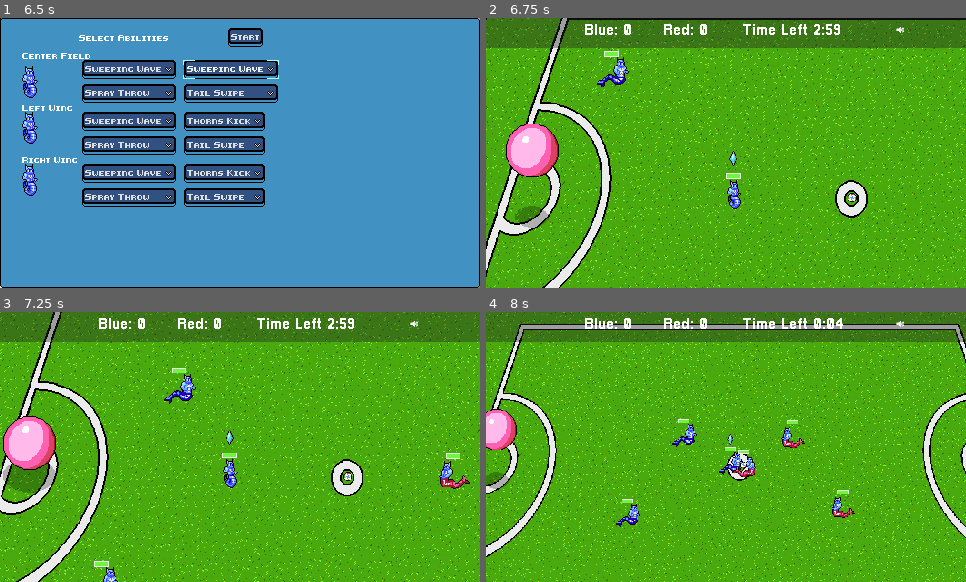
Above: before the commit, frames 1-4 (two rows, left to right).
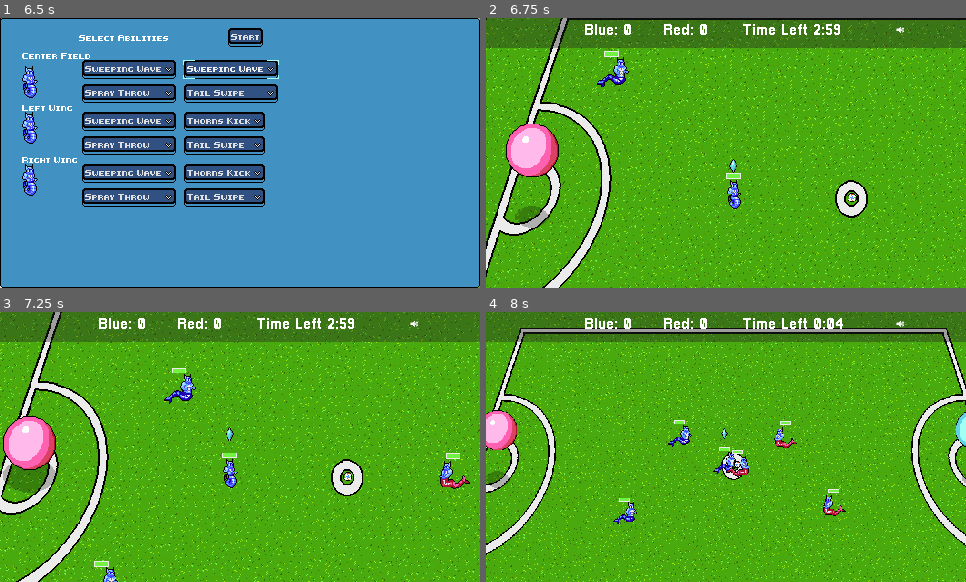
Above: after the commit, the same moments.

Repository: gamkedo-la/Elementaball
Game: Godot game, scene res://UI/StartMenu.tscn
The game is run twice, just before and just after one commit, with the same random seed, the same clock (stepped at 60 frames per second) and the same inputs.
Inputs (mouse positions are in pixels of both pictures, inside the frame that each line leads up to):
- Up to frame 1 (6.5 s): click "New Game" at 0.5 s; click "Next" at 1.25 s; click "Sweeping Wave" at 2 s; click "Spray Throw" at 2.75 s; click "Thorns Kick" at 3.5 s; click "Tail Swipe" at 4.25 s; click "Sweeping Wave" at 5 s; click "Start" at 5.75 s
- Up to frame 2 (6.75 s): click "Start" at 6.5 s
- Up to frame 3 (7.25 s): no input
- Up to frame 4 (8 s): move the mouse to (802, 328) at 7.27 s; hold Right (ui_right) from 7.28 s (still down); hold T (time_hack) from 7.28 s (still down)

Frame 1 is identical in both runs. In frame 2, less than 0.1% of the frame differs, in the area x 50-53%, y 49-58%; in frame 3, less than 0.1%; in frame 4, 20%, in the area x 0-100%, y 0-100%.

Commit message:
Menu music implemented

Diff:
--- a/Camera2D.gd
+++ b/Camera2D.gd
@@ -55,7 +55,6 @@
 
 func set_targets(player):
 	if player:
-		yield(get_tree(), "idle_frame")
 		if player.inPossession:
 			targets = [player, player.myGoal]
 		else:
--- a/Node2D.tscn
+++ b/Node2D.tscn
@@ -60,58 +60,58 @@
 region = Rect2( 144, 0, 48, 16 )
 
 [sub_resource type="AtlasTexture" id=8]
+atlas = ExtResource( 28 )
+region = Rect2( 0, 0, 48, 16 )
+
+[sub_resource type="AtlasTexture" id=9]
+atlas = ExtResource( 28 )
+region = Rect2( 48, 0, 48, 16 )
+
+[sub_resource type="AtlasTexture" id=10]
+atlas = ExtResource( 28 )
+region = Rect2( 96, 0, 48, 16 )
+
+[sub_resource type="AtlasTexture" id=11]
+atlas = ExtResource( 28 )
+region = Rect2( 144, 0, 48, 16 )
+
+[sub_resource type="AtlasTexture" id=12]
 atlas = ExtResource( 15 )
 region = Rect2( 0, 0, 48, 16 )
 
-[sub_resource type="AtlasTexture" id=9]
+[sub_resource type="AtlasTexture" id=13]
 atlas = ExtResource( 15 )
 region = Rect2( 48, 0, 48, 16 )
 
-[sub_resource type="AtlasTexture" id=10]
+[sub_resource type="AtlasTexture" id=14]
 atlas = ExtResource( 15 )
 region = Rect2( 96, 0, 48, 16 )
 
-[sub_resource type="AtlasTexture" id=11]
+[sub_resource type="AtlasTexture" id=15]
 atlas = ExtResource( 15 )
 region = Rect2( 144, 0, 48, 16 )
 
-[sub_resource type="AtlasTexture" id=12]
-atlas = ExtResource( 28 )
-region = Rect2( 0, 0, 48, 16 )
-
-[sub_resource type="AtlasTexture" id=13]
-atlas = ExtResource( 28 )
-region = Rect2( 48, 0, 48, 16 )
-
-[sub_resource type="AtlasTexture" id=14]
-atlas = ExtResource( 28 )
-region = Rect2( 96, 0, 48, 16 )
-
-[sub_resource type="AtlasTexture" id=15]
-atlas = ExtResource( 28 )
-region = Rect2( 144, 0, 48, 16 )
-
 [sub_resource type="SpriteFrames" id=16]
 animations = [ {
+"frames": [  ],
+"loop": true,
+"name": "default",
+"speed": 5.0
+}, {
 "frames": [ SubResource( 4 ), SubResource( 5 ), SubResource( 6 ), SubResource( 7 ) ],
 "loop": true,
 "name": "fire ball",
 "speed": 10.0
 }, {
-"frames": [  ],
+"frames": [ SubResource( 8 ), SubResource( 9 ), SubResource( 10 ), SubResource( 11 ) ],
 "loop": true,
-"name": "default",
+"name": "plant ball",
 "speed": 5.0
 }, {
-"frames": [ SubResource( 8 ), SubResource( 9 ), SubResource( 10 ), SubResource( 11 ) ],
+"frames": [ SubResource( 12 ), SubResource( 13 ), SubResource( 14 ), SubResource( 15 ) ],
 "loop": true,
 "name": "water ball",
 "speed": 10.0
-}, {
-"frames": [ SubResource( 12 ), SubResource( 13 ), SubResource( 14 ), SubResource( 15 ) ],
-"loop": true,
-"name": "plant ball",
-"speed": 5.0
 } ]
 
 [sub_resource type="AnimationNodeStateMachinePlayback" id=17]
@@ -158,91 +158,90 @@
 [sub_resource type="RectangleShape2D" id=26]
 extents = Vector2( 17.9827, 749.178 )
 
-[sub_resource type="AtlasTexture" id=33]
+[sub_resource type="AtlasTexture" id=27]
 atlas = ExtResource( 33 )
 region = Rect2( 0, 0, 320, 160 )
 
-[sub_resource type="AtlasTexture" id=34]
+[sub_resource type="AtlasTexture" id=28]
 atlas = ExtResource( 33 )
 region = Rect2( 320, 0, 320, 160 )
 
-[sub_resource type="AtlasTexture" id=35]
+[sub_resource type="AtlasTexture" id=29]
 atlas = ExtResource( 33 )
 region = Rect2( 640, 0, 320, 160 )
 
-[sub_resource type="AtlasTexture" id=36]
+[sub_resource type="AtlasTexture" id=30]
 atlas = ExtResource( 33 )
 region = Rect2( 960, 0, 320, 160 )
 
-[sub_resource type="AtlasTexture" id=37]
+[sub_resource type="AtlasTexture" id=31]
 atlas = ExtResource( 33 )
 region = Rect2( 1280, 0, 320, 160 )
 
-[sub_resource type="AtlasTexture" id=27]
+[sub_resource type="AtlasTexture" id=32]
 atlas = ExtResource( 32 )
 region = Rect2( 0, 0, 320, 160 )
 
-[sub_resource type="AtlasTexture" id=28]
+[sub_resource type="AtlasTexture" id=33]
 atlas = ExtResource( 32 )
 region = Rect2( 320, 0, 320, 160 )
 
-[sub_resource type="AtlasTexture" id=29]
+[sub_resource type="AtlasTexture" id=34]
 atlas = ExtResource( 32 )
 region = Rect2( 640, 0, 320, 160 )
 
-[sub_resource type="AtlasTexture" id=30]
+[sub_resource type="AtlasTexture" id=35]
 atlas = ExtResource( 32 )
 region = Rect2( 960, 0, 320, 160 )
 
-[sub_resource type="AtlasTexture" id=31]
+[sub_resource type="AtlasTexture" id=36]
 atlas = ExtResource( 32 )
 region = Rect2( 1280, 0, 320, 160 )
 
-[sub_resource type="AtlasTexture" id=54]
+[sub_resource type="AtlasTexture" id=37]
 atlas = ExtResource( 36 )
 region = Rect2( 0, 0, 96, 64 )
 
-[sub_resource type="AtlasTexture" id=55]
+[sub_resource type="AtlasTexture" id=38]
 atlas = ExtResource( 36 )
 region = Rect2( 96, 0, 96, 64 )
 
-[sub_resource type="AtlasTexture" id=56]
+[sub_resource type="AtlasTexture" id=39]
 atlas = ExtResource( 36 )
 region = Rect2( 192, 0, 96, 64 )
 
-[sub_resource type="AtlasTexture" id=57]
+[sub_resource type="AtlasTexture" id=40]
 atlas = ExtResource( 36 )
 region = Rect2( 288, 0, 96, 64 )
 
-[sub_resource type="AtlasTexture" id=58]
+[sub_resource type="AtlasTexture" id=41]
 atlas = ExtResource( 36 )
 region = Rect2( 384, 0, 96, 64 )
 
-[sub_resource type="SpriteFrames" id=32]
+[sub_resource type="SpriteFrames" id=42]
 animations = [ {
 "frames": [ null ],
 "loop": true,
 "name": "idle",
 "speed": 5.0
 }, {
-"frames": [ SubResource( 33 ), SubResource( 34 ), SubResource( 35 ), SubResource( 36 ), SubResource( 37 ), null ],
+"frames": [ SubResource( 27 ), SubResource( 28 ), SubResource( 29 ), SubResource( 30 ), SubResource( 31 ), null ],
 "loop": false,
 "name": "out",
 "speed": 5.0
 }, {
-"frames": [ SubResource( 27 ), SubResource( 28 ), SubResource( 29 ), SubResource( 30 ), SubResource( 31 ), null ],
+"frames": [ SubResource( 32 ), SubResource( 33 ), SubResource( 34 ), SubResource( 35 ), SubResource( 36 ), null ],
 "loop": false,
 "name": "goal",
 "speed": 5.0
 }, {
-"frames": [ SubResource( 54 ), SubResource( 55 ), SubResource( 56 ), SubResource( 57 ), SubResource( 58 ) ],
+"frames": [ SubResource( 37 ), SubResource( 38 ), SubResource( 39 ), SubResource( 40 ), SubResource( 41 ) ],
 "loop": true,
 "name": "KO",
 "speed": 5.0
 } ]
 
-[sub_resource type="Animation" id=38]
-resource_name = "Goal"
+[sub_resource type="Animation" id=43]
 tracks/0/type = "value"
 tracks/0/path = NodePath(".:animation")
 tracks/0/interp = 1
@@ -268,8 +267,7 @@
 "values": [ 0, 1, 2, 3, 5 ]
 }
 
-[sub_resource type="Animation" id=39]
-resource_name = "Idle"
+[sub_resource type="Animation" id=44]
 tracks/0/type = "value"
 tracks/0/path = NodePath(".:animation")
 tracks/0/interp = 1
@@ -323,8 +321,7 @@
 "values": [ 0, 1, 2, 3, 4 ]
 }
 
-[sub_resource type="Animation" id=40]
-resource_name = "Out"
+[sub_resource type="Animation" id=46]
 tracks/0/type = "value"
 tracks/0/path = NodePath(".:animation")
 tracks/0/interp = 1
@@ -411,7 +408,7 @@
 
 [node name="AnimatedSprite" parent="Player/Health Bar" index="1"]
 visible = true
-frame = 5
+frame = 7
 
 [node name="AnimationTree" parent="Player" index="1"]
 parameters/playback = SubResource( 1 )
@@ -431,7 +428,7 @@
 starting_stats = ExtResource( 10 )
 
 [node name="AnimatedSprite" parent="Player2/Health Bar" index="1"]
-frame = 5
+frame = 7
 
 [node name="AnimationTree" parent="Player2" index="1"]
 parameters/playback = SubResource( 2 )
@@ -446,7 +443,7 @@
 starting_stats = ExtResource( 10 )
 
 [node name="AnimatedSprite" parent="Player3/Health Bar" index="1"]
-frame = 5
+frame = 7
 
 [node name="AnimationTree" parent="Player3" index="1"]
 parameters/playback = SubResource( 3 )
@@ -455,6 +452,18 @@
 
 [node name="Popup" parent="." instance=ExtResource( 3 )]
 theme = ExtResource( 31 )
+
+[node name="KickMenu" parent="Popup" index="0"]
+items = [ "Grass Kick", null, 0, false, false, 0, 0, null, "", false, "Fire Kick", null, 0, false, false, 1, 0, null, "", false ]
+
+[node name="PassMenu" parent="Popup" index="1"]
+items = [ "Grass Kick", null, 0, false, false, 0, 0, null, "", false, "Fire Kick", null, 0, false, false, 1, 0, null, "", false ]
+
+[node name="TackleMenu" parent="Popup" index="2"]
+items = [ "Branch Swipe", null, 0, false, false, 0, 0, null, "", false, "Tail Swipe", null, 0, false, false, 1, 0, null, "", false, "Flame Tackle", null, 0, false, false, 2, 0, null, "", false ]
+
+[node name="BlockMenu" parent="Popup" index="3"]
+items = [ "Tree Wall", null, 0, false, false, 0, 0, null, "", false, "Sweeping Wave", null, 0, false, false, 1, 0, null, "", false, "Flame Wall", null, 0, false, false, 2, 0, null, "", false ]
 
 [node name="BallEffects" type="AnimatedSprite" parent="."]
 visible = false
@@ -540,7 +549,7 @@
 [node name="AnimatedSprite" parent="Enemy/Health Bar" index="1"]
 position = Vector2( 7.8787, -8.25085 )
 animation = "default"
-frame = 5
+frame = 7
 
 [node name="AnimationTree" parent="Enemy" index="5"]
 parameters/playback = SubResource( 17 )
@@ -567,7 +576,7 @@
 
 [node name="AnimatedSprite" parent="Enemy3/Health Bar" index="1"]
 animation = "default"
-frame = 5
+frame = 7
 
 [node name="AnimationTree" parent="Enemy3" index="5"]
 parameters/playback = SubResource( 18 )
@@ -590,7 +599,7 @@
 
 [node name="AnimatedSprite" parent="Enemy2/Health Bar" index="1"]
 animation = "default"
-frame = 5
+frame = 7
 
 [node name="EnemyCollider" parent="Enemy2" index="3"]
 rotation = 1.52987
@@ -729,6 +738,42 @@
 [node name="AbilityMenuPopup" parent="GUICanvasLayer/PlayerSelectMenu" index="1"]
 script = ExtResource( 22 )
 closeButton = NodePath("MarginContainer/SelectionMenuContainer/Top Margin/StartButton")
+
+[node name="AbilityMenu1" parent="GUICanvasLayer/PlayerSelectMenu/AbilityMenuPopup/MarginContainer/SelectionMenuContainer/HBoxContainer/PlayersContainer/CenterField/MarginContainer/CenterAbilitySelect/VBoxContainer2" index="0"]
+items = [ "Item 0", null, false, 0, null, "Item 1", null, false, 1, null ]
+
+[node name="AbilityMenu2" parent="GUICanvasLayer/PlayerSelectMenu/AbilityMenuPopup/MarginContainer/SelectionMenuContainer/HBoxContainer/PlayersContainer/CenterField/MarginContainer/CenterAbilitySelect/VBoxContainer2" index="1"]
+items = [ "Item 0", null, false, 0, null, "Item 1", null, false, 1, null ]
+
+[node name="AbilityMenu3" parent="GUICanvasLayer/PlayerSelectMenu/AbilityMenuPopup/MarginContainer/SelectionMenuContainer/HBoxContainer/PlayersContainer/CenterField/MarginContainer/CenterAbilitySelect/VBoxContainer" index="0"]
+items = [ "Item 0", null, false, 0, null, "Item 1", null, false, 1, null ]
+
+[node name="AbilityMenu4" parent="GUICanvasLayer/PlayerSelectMenu/AbilityMenuPopup/MarginContainer/SelectionMenuContainer/HBoxContainer/PlayersContainer/CenterField/MarginContainer/CenterAbilitySelect/VBoxContainer" index="1"]
+items = [ "Item 0", null, false, 0, null, "Item 1", null, false, 1, null ]
+
+[node name="AbilityMenu1" parent="GUICanvasLayer/PlayerSelectMenu/AbilityMenuPopup/MarginContainer/SelectionMenuContainer/HBoxContainer/PlayersContainer/LeftField/MarginContainer/LeftAbilitySelect/VBoxContainer2" index="0"]
+items = [ "Item 0", null, false, 0, null, "Item 1", null, false, 1, null ]
+
+[node name="AbilityMenu2" parent="GUICanvasLayer/PlayerSelectMenu/AbilityMenuPopup/MarginContainer/SelectionMenuContainer/HBoxContainer/PlayersContainer/LeftField/MarginContainer/LeftAbilitySelect/VBoxContainer2" index="1"]
+items = [ "Item 0", null, false, 0, null, "Item 1", null, false, 1, null ]
+
+[node name="AbilityMenu3" parent="GUICanvasLayer/PlayerSelectMenu/AbilityMenuPopup/MarginContainer/SelectionMenuContainer/HBoxContainer/PlayersContainer/LeftField/MarginContainer/LeftAbilitySelect/VBoxContainer" index="0"]
+items = [ "Item 0", null, false, 0, null, "Item 1", null, false, 1, null ]
+
+[node name="AbilityMenu4" parent="GUICanvasLayer/PlayerSelectMenu/AbilityMenuPopup/MarginContainer/SelectionMenuContainer/HBoxContainer/PlayersContainer/LeftField/MarginContainer/LeftAbilitySelect/VBoxContainer" index="1"]
+items = [ "Item 0", null, false, 0, null, "Item 1", null, false, 1, null ]
+
+[node name="AbilityMenu1" parent="GUICanvasLayer/PlayerSelectMenu/AbilityMenuPopup/MarginContainer/SelectionMenuContainer/HBoxContainer/PlayersContainer/RightField/MarginContainer/RightAbilitySelect/VBoxContainer2" index="0"]
+items = [ "Item 0", null, false, 0, null, "Item 1", null, false, 1, null ]
+
+[node name="AbilityMenu2" parent="GUICanvasLayer/PlayerSelectMenu/AbilityMenuPopup/MarginContainer/SelectionMenuContainer/HBoxContainer/PlayersContainer/RightField/MarginContainer/RightAbilitySelect/VBoxContainer2" index="1"]
+items = [ "Item 0", null, false, 0, null, "Item 1", null, false, 1, null ]
+
+[node name="AbilityMenu3" parent="GUICanvasLayer/PlayerSelectMenu/AbilityMenuPopup/MarginContainer/SelectionMenuContainer/HBoxContainer/PlayersContainer/RightField/MarginContainer/RightAbilitySelect/VBoxContainer" index="0"]
+items = [ "Item 0", null, false, 0, null, "Item 1", null, false, 1, null ]
+
+[node name="AbilityMenu4" parent="GUICanvasLayer/PlayerSelectMenu/AbilityMenuPopup/MarginContainer/SelectionMenuContainer/HBoxContainer/PlayersContainer/RightField/MarginContainer/RightAbilitySelect/VBoxContainer" index="1"]
+items = [ "Item 0", null, false, 0, null, "Item 1", null, false, 1, null ]
 
 [node name="EndCondition" parent="GUICanvasLayer/PlayerSelectMenu/EndGameMenuPopup/MarginContainer/SelectionMenuContainer/MarginContainer/HBoxContainer/VBoxContainer" index="0"]
 script = ExtResource( 21 )
@@ -794,21 +839,21 @@
 
 [node name="MatchStatusAnims" type="AnimatedSprite" parent="GUICanvasLayer"]
 position = Vector2( 238.652, 130.562 )
-frames = SubResource( 32 )
+frames = SubResource( 42 )
 animation = "idle"
 script = ExtResource( 34 )
 
 [node name="AnimationPlayer" type="AnimationPlayer" parent="GUICanvasLayer/MatchStatusAnims"]
-anims/Goal = SubResource( 38 )
-anims/Idle = SubResource( 39 )
-anims/KO = SubResource( 59 )
-anims/Out = SubResource( 40 )
+anims/Goal = SubResource( 43 )
+anims/Idle = SubResource( 44 )
+anims/KO = SubResource( 45 )
+anims/Out = SubResource( 46 )
 
 [node name="AnimationTree" type="AnimationTree" parent="GUICanvasLayer/MatchStatusAnims"]
-tree_root = SubResource( 48 )
+tree_root = SubResource( 59 )
 anim_player = NodePath("../AnimationPlayer")
 active = true
-parameters/playback = SubResource( 49 )
+parameters/playback = SubResource( 60 )
 
 [node name="Throw In Points" type="Node2D" parent="."]
 
--- a/Sounds/AudioQueen.gd
+++ b/Sounds/AudioQueen.gd
@@ -2,6 +2,7 @@
 
 # warning-ignore:unused_signal
 signal playSound(sound)
+signal stopSound(sound)
 
 func _ready():
 	pause_mode = Node.PAUSE_MODE_PROCESS
@@ -12,11 +13,16 @@
 
 # warning-ignore:return_value_discarded
 	connect("playSound", self, "play_sound")
-	play_sound("Gameplay Music")
+	connect("stopSound", self, "stop_sound")
+	play_sound("Menu Music")
 
 func play_sound(sound):
 	if has_node(sound):
 		get_node(sound).play()
+
+func stop_sound(sound):
+	if has_node(sound):
+		get_node(sound).stop()
 
 func _on_SceneTree_node_added(node):
 	if node is Button:
--- a/Sounds/AudioQueen.tscn
+++ b/Sounds/AudioQueen.tscn
@@ -15,6 +15,7 @@
 [ext_resource path="res://Sounds/Menu Up-Down.wav" type="AudioStream" id=13]
 [ext_resource path="res://Sounds/Menu Cancel.wav" type="AudioStream" id=14]
 [ext_resource path="res://Sounds/characterknockout.wav" type="AudioStream" id=15]
+[ext_resource path="res://Sounds/Menu Music.mp3" type="AudioStream" id=16]
 
 [node name="Audio Queen" type="Node2D"]
 script = ExtResource( 2 )
@@ -71,6 +72,10 @@
 stream = ExtResource( 12 )
 volume_db = 1.0
 
+[node name="Menu Music" type="AudioStreamPlayer" parent="."]
+stream = ExtResource( 16 )
+volume_db = 1.0
+
 [node name="KO" type="AudioStreamPlayer" parent="."]
 stream = ExtResource( 15 )
 volume_db = 1.0
--- a/UI/Player Select Menu/PlayerSelectMenu.gd
+++ b/UI/Player Select Menu/PlayerSelectMenu.gd
@@ -101,6 +101,8 @@
 	$AbilityMenuPopup.hide()
 	get_tree().paused = false
 	emit_signal("matchStarted")
+	AudioQueen.emit_signal("stopSound", "Menu Music")
+	AudioQueen.emit_signal("playSound", "Gameplay Music")
 
 
 func _on_PlayerSelectMenu_focus_entered():
--- a/UI/Player Select Menu/RestartButton.gd
+++ b/UI/Player Select Menu/RestartButton.gd
@@ -1,5 +1,7 @@
 extends Button
 
 func _on_RestartButton_pressed():
+	AudioQueen.emit_signal("stopSound", "Gameplay Music")
+	AudioQueen.emit_signal("playSound", "Menu Music")
 # warning-ignore:return_value_discarded
 	get_tree().reload_current_scene()
Not shown: 3 places in Node2D.tscn that only renumber resources
Not shown: 1 places in Sounds/AudioQueen.tscn that only renumber resources
